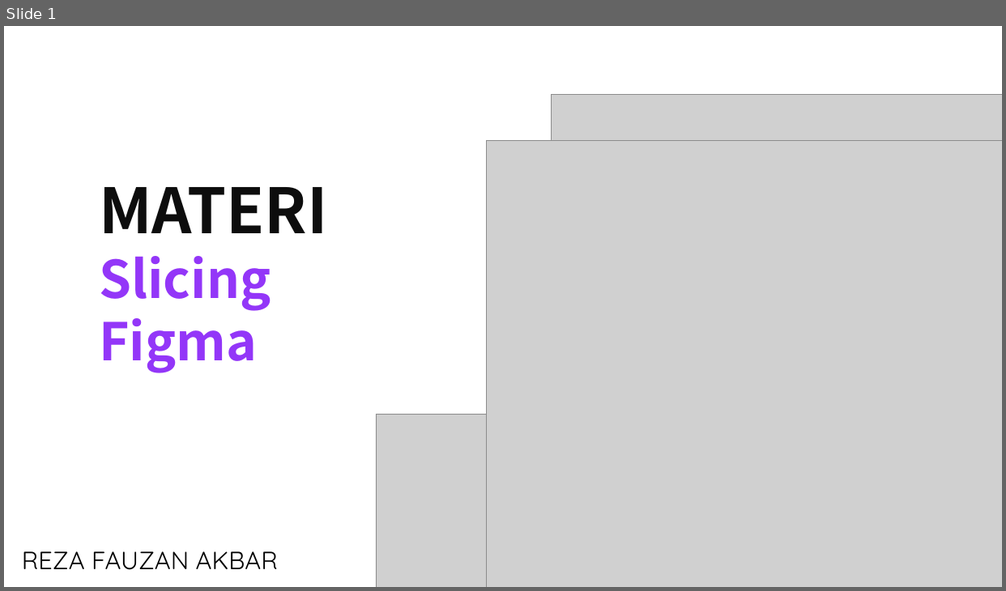
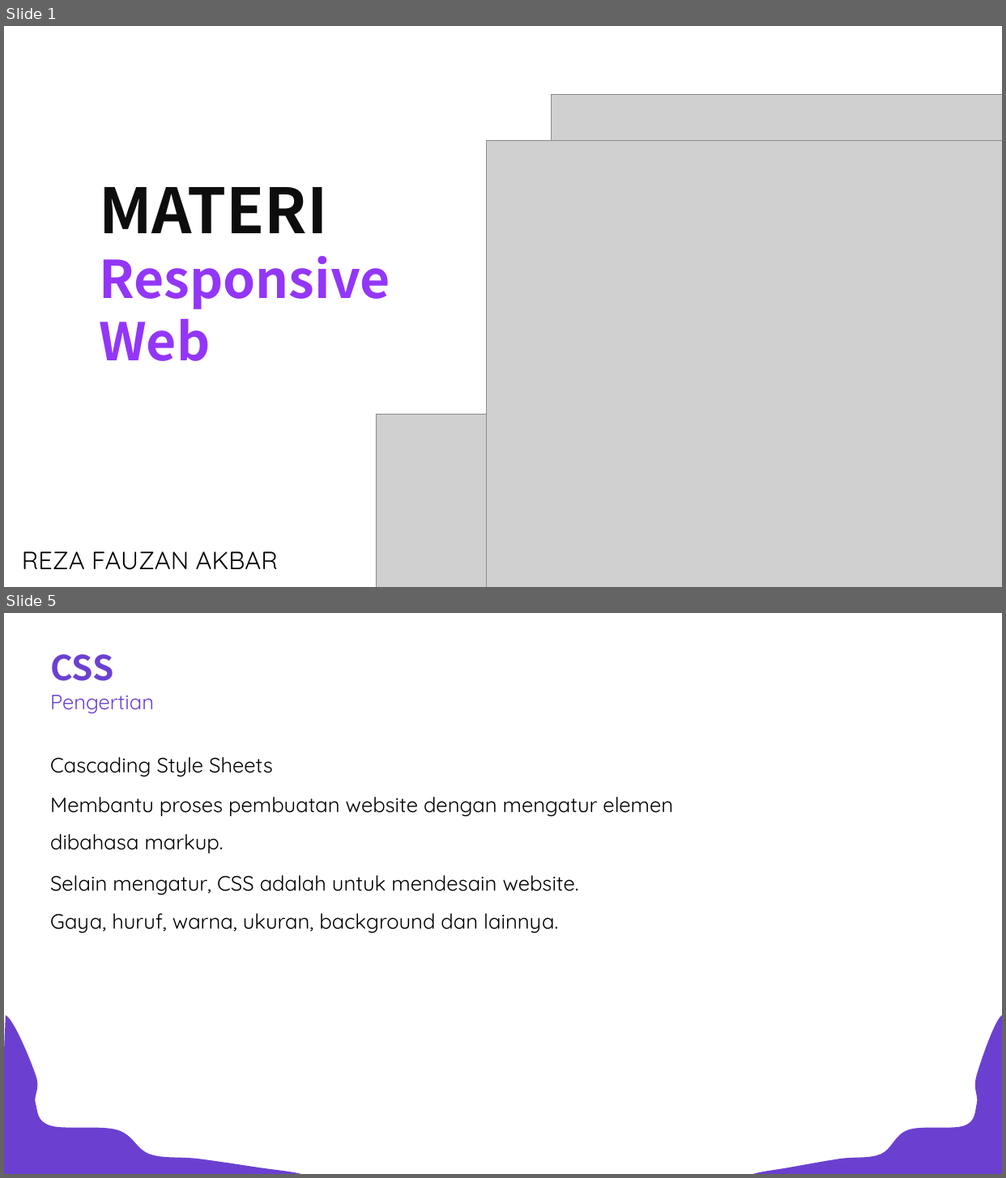
Before and after one commit to rezafauzanakbar/slicing_food_recipes, a slide deck: objective.pptx. Shown one above the other, each under a label of ours: slide 1 before the commit, slides 1 and 5 after it; the slides between them are not shown. The pictures are 1006x591 and 1006x1178 pixels, drawn with LibreOffice and Linux fonts; fonts in the diff are those of the drawing; grey boxes stand for pictures. Boxes give left, top, right and bottom in pixels: in the first picture for what was removed or moved away, otherwise in the second. Text is boxed around its words. In the diff, an @@ line names an element or a change of style, - is before the commit and + after.

```diff
--- a/objective.pptx
+++ b/objective.pptx
@@ slide 5 added at (4, 613, 1002, 1174), background #FFFFFF @@
@@ text added at (50, 654, 114, 681), 66 pt, text #6B40D1, bold @@
+CSS
@@ text added at (50, 695, 154, 713), 40 pt, text #6B40D1 @@
+Pengertian
@@ text added at (50, 757, 273, 777), 40 pt, text #000000 @@
+Cascading Style Sheets
@@ text added at (50, 797, 673, 854), 40 pt, text #000000 @@
+Membantu proses pembuatan website dengan mengatur elemen dibahasa markup.
@@ text added at (50, 875, 579, 895), 40 pt, text #000000 @@
+Selain mengatur, CSS adalah untuk mendesain website.
@@ text added at (50, 914, 558, 933), 40 pt, text #000000 @@
+Gaya, huruf, warna, ukuran, background dan lainnya.
@@ freeform shape added at (4, 1016, 301, 1174), fill #6B40D1 @@
@@ freeform shape added at (753, 1016, 1002, 1174), fill #6B40D1 @@
@@ slide 1 changed as well @@
@@ text at (99, 256, 390, 361): text changed @@
-Slicing
-Figma
+Responsive
+Web
```
Also in this commit, not shown: 7 other slides added, 8 slides removed, 12 other files.
